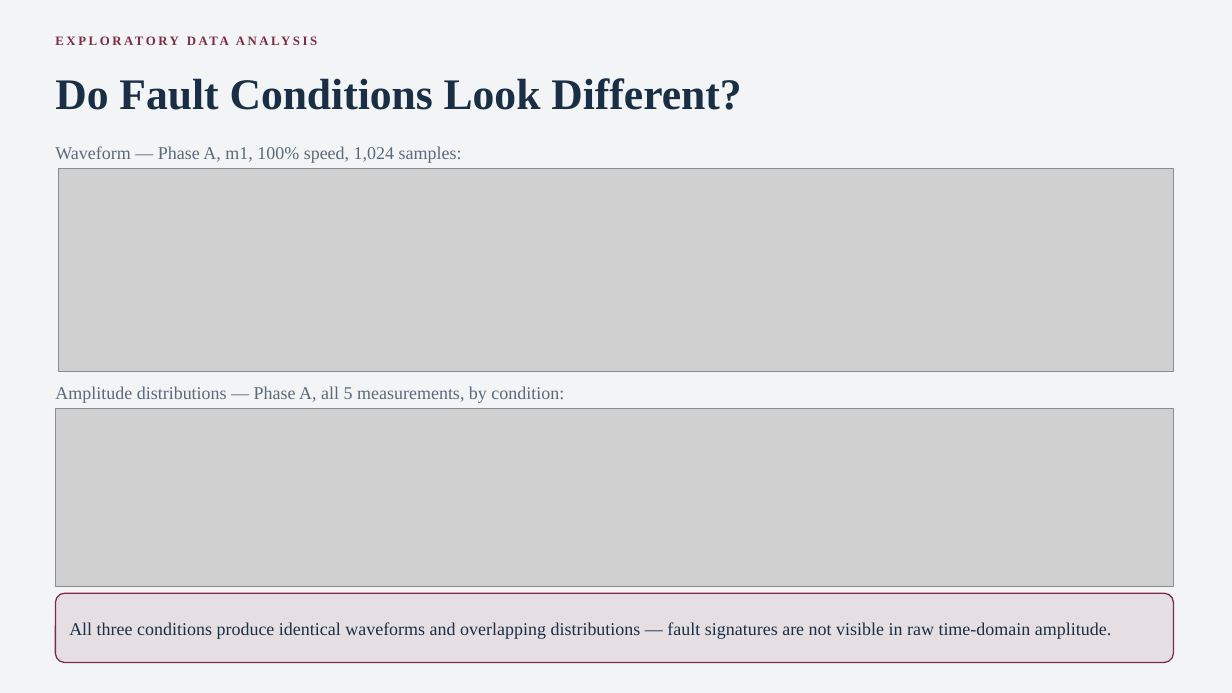
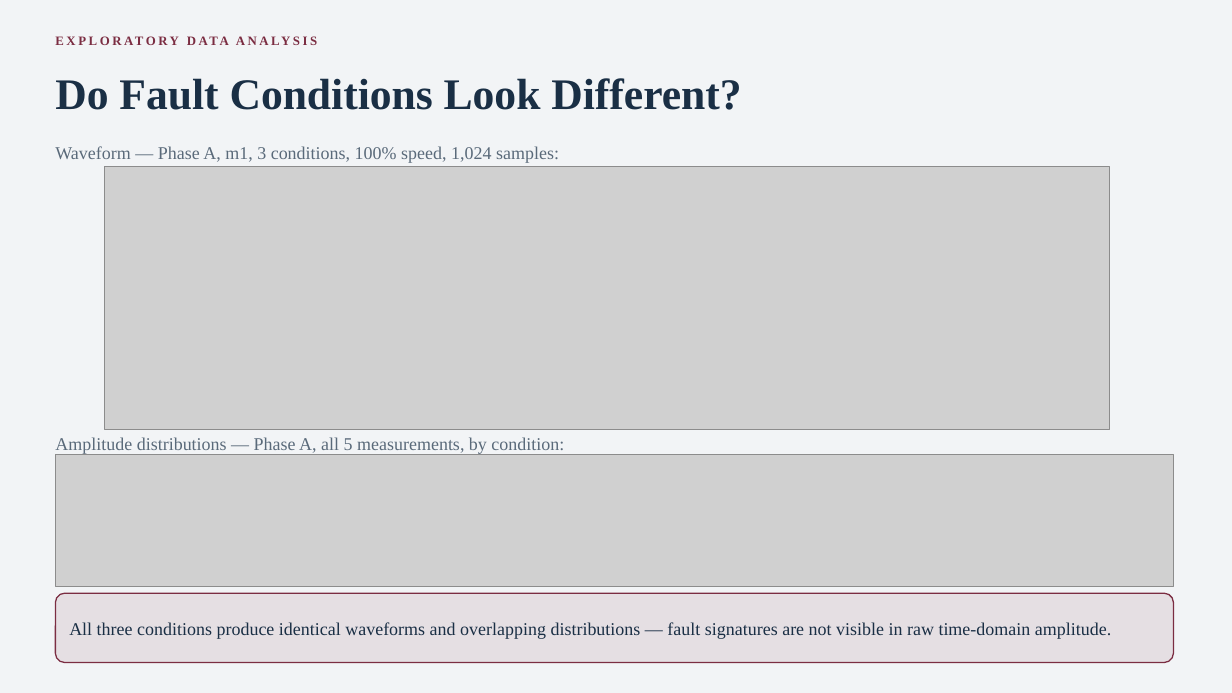
Before and after one commit to aliashoor04/Lightning-Talk-2, a slide deck: slide 7 of Lightning_Talk_2.pptx. Drawn at 1232x693 pixels with LibreOffice and Linux fonts; fonts in the diff are those of the drawing; grey boxes stand for pictures. Boxes give left, top, right and bottom in pixels: in the first picture for what was removed or moved away, otherwise in the second. Text is boxed around its words. In the diff, an @@ line names an element or a change of style, - is before the commit and + after.

```diff
--- a/Lightning_Talk_2.pptx
+++ b/Lightning_Talk_2.pptx
@@ text at (x1=55, y1=146, x2=559, y2=163): text changed @@
-Waveform — Phase A, m1, 100% speed, 1,024 samples:
+Waveform — Phase A, m1, 3 conditions, 100% speed, 1,024 samples:
@@ picture resized from (x1=58, y1=168, x2=1174, y2=372) to (x1=104, y1=166, x2=1109, y2=430) @@
@@ text "Amplitude distributions — Phase A, ..." moved from (x1=55, y1=386, x2=564, y2=403) to (x1=55, y1=437, x2=564, y2=454) @@
@@ picture resized from (x1=55, y1=409, x2=1174, y2=586) to (x1=55, y1=455, x2=1174, y2=587) @@
```
Also in this commit, not shown: 1 other slide changed, 3 other files.
